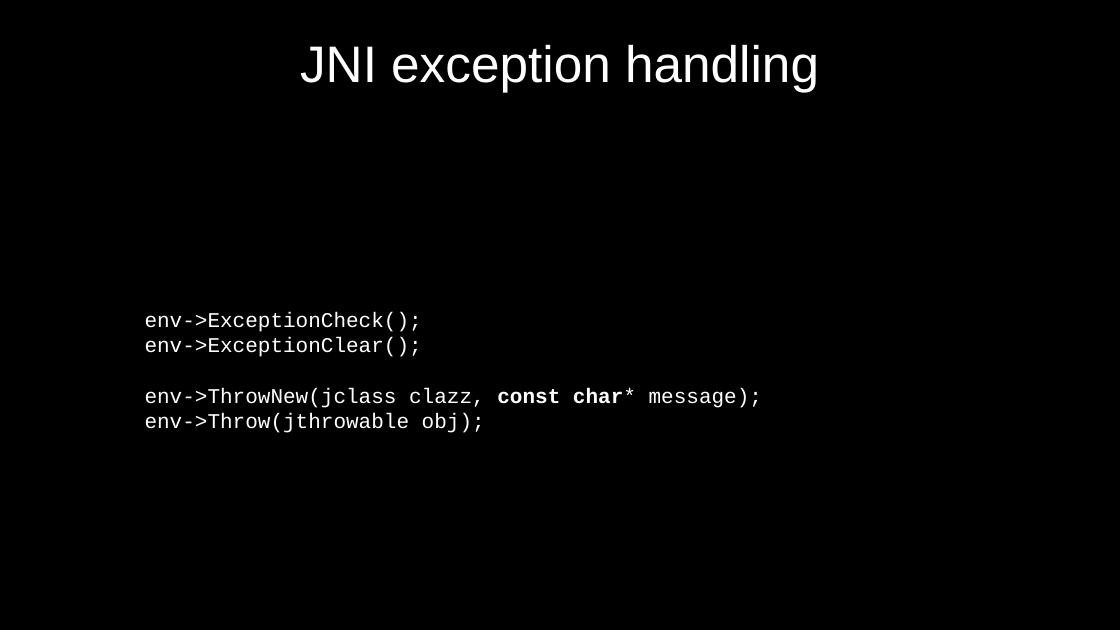
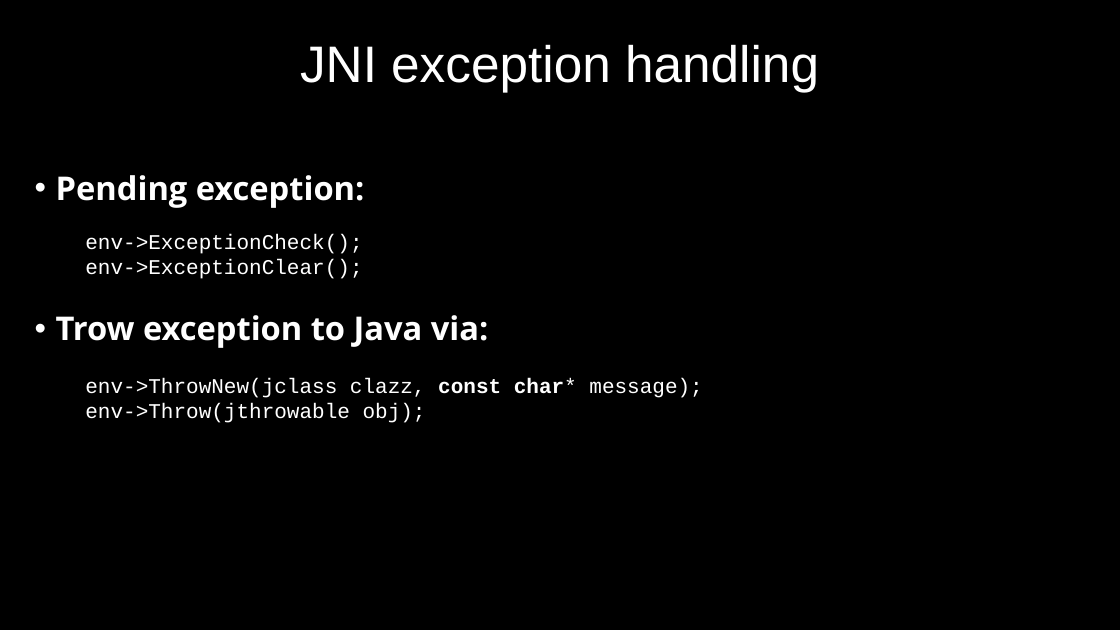
Before and after one commit to 9majka/NDK_presentation, a slide deck: slide 11 of NDK_copy.pptx (slide 10 before the commit). Drawn at 1120x630 pixels with LibreOffice and Linux fonts; fonts in the diff are those of the drawing; background and template pictures are left out. Boxes give left, top, right and bottom in pixels: in the first picture for what was removed or moved away, otherwise in the second. Text is boxed around its words. In the diff, an @@ line names an element or a change of style, - is before the commit and + after.

```diff
--- a/NDK_copy.pptx
+++ b/NDK_copy.pptx
@@ text added at <box>56,175,489,348</box>, 28 pt, text #FFFFFF, bold @@
+• Pending exception:
+• Trow exception to Java via:
@@ text added at <box>85,234,362,279</box>, 18 pt, text #FFFFFF @@
+env->ExceptionCheck();
+env->ExceptionClear();
@@ text at <box>85,378,702,423</box>: text changed @@
-env->ExceptionCheck();
-env->ExceptionClear();
-env->ThrowNew(jclass clazz, const char* message);
-env->Throw(jthrowable obj);
+env->ThrowNew(jclass clazz, const char* message);
+env->Throw(jthrowable obj);
```
Also in this commit, not shown: 8 other slides changed, 2 slides added, 2 other files.
